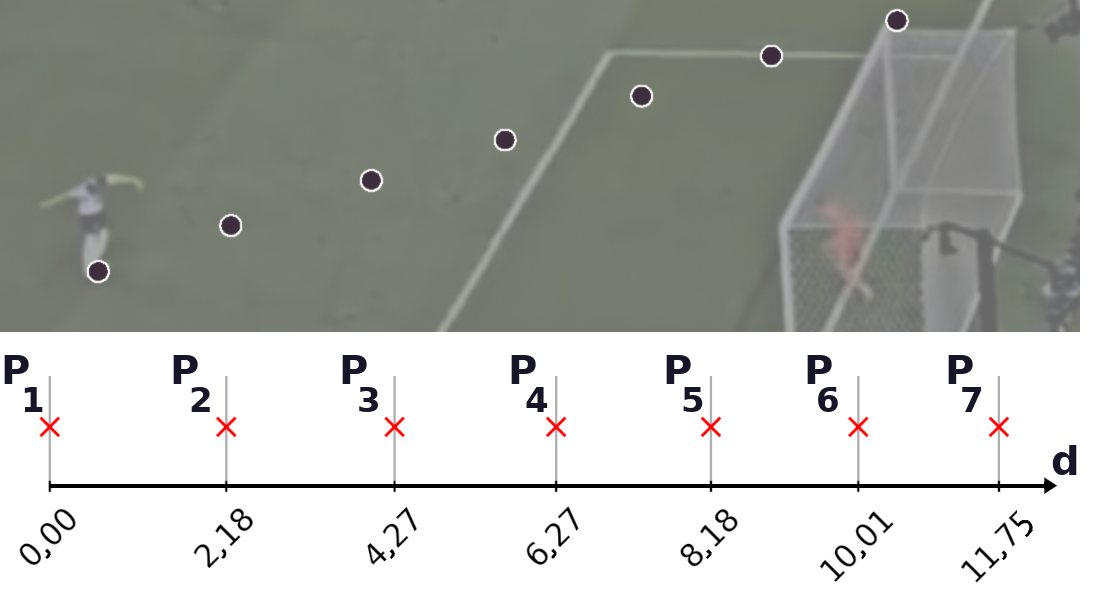
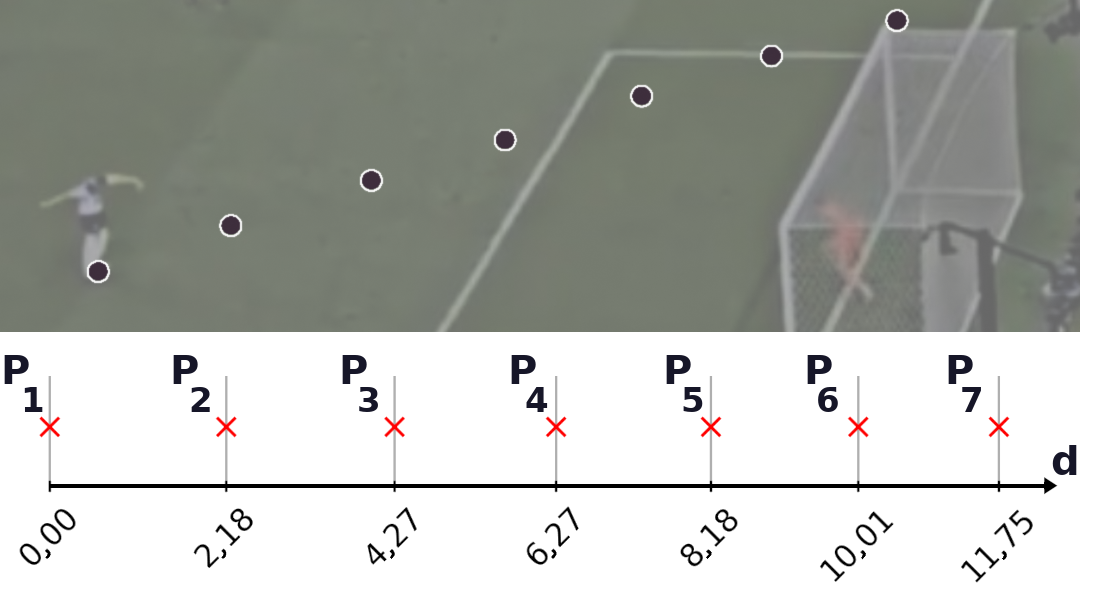
Layer changes from the first 1100 × 593 image to the second:
painted on "position_balle_penalty.png" over left=993, top=509, right=1033, bottom=548
